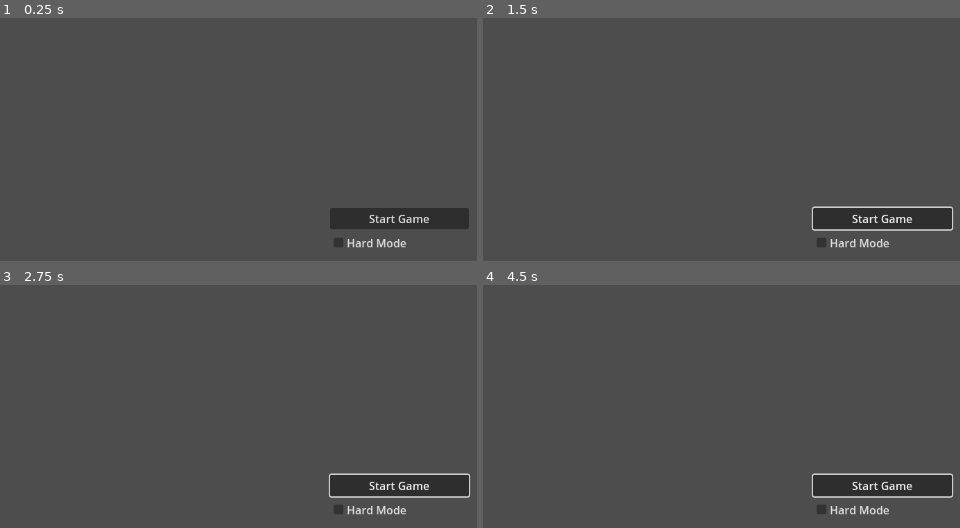
Above: before the commit, frames 1-4 (two rows, left to right).
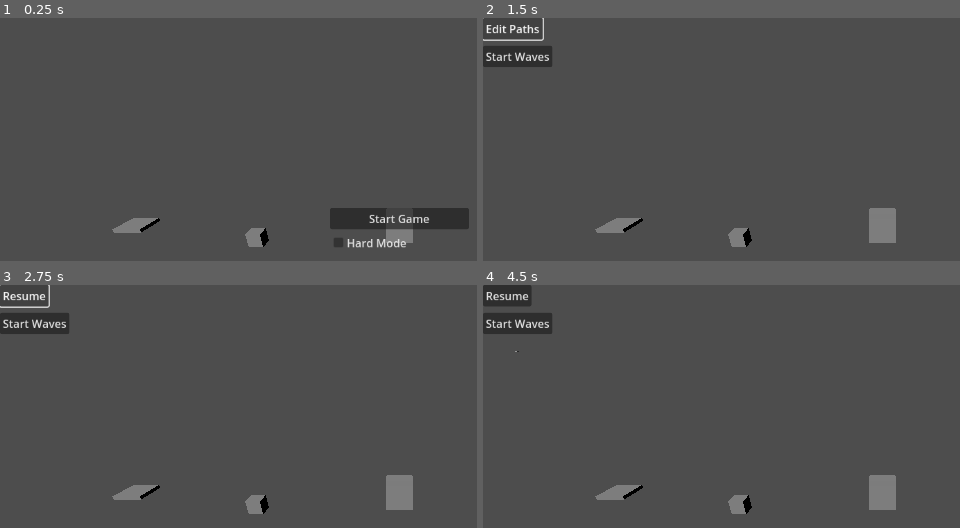
Above: after the commit, the same moments.

Repository: potatozepp/GPT-Test
Game: Godot game, scene res://main.tscn
Two runs of this game, one before a commit and one after it. Both use one fixed random seed, a clock stepped at 60 frames per second and the inputs below.
Inputs (mouse positions are in pixels of both pictures, inside the frame that each line leads up to):
- Up to frame 1 (0.25 s): no input
- Up to frame 2 (1.5 s): click "Start Game" at 0.5 s; click (506, 27) at 1.25 s, where only the run after the commit has a clickable "Resume"
- Up to frame 3 (2.75 s): click (28, 294) at 2 s, where only the run after the commit has a clickable "Edit Paths"
- Up to frame 4 (4.5 s): click (883, 486) at 2.75 s, where only the run before the commit has a clickable "Start Game"; click (516, 323) at 3.5 s, where only the run after the commit has a clickable "Start Waves"; click (516, 350) at 4.25 s, where only the run after the commit has a clickable "Stop Waves"

The runs differ from the first frame. In frame 1, 1.0% of the frame differs, in the area x 23-87%, y 82-95%; in frame 2, 5.7%; in frame 3, 5.7%; in frame 4, 6.2%, in the area x 0-99%, y 0-95%.
Error before the commit: Parse Error: Used space character for indentation instead of tab as used before in the file. (res://main.gd:52)

Commit message:
fix errors

Diff:
--- a/main.gd
+++ b/main.gd
@@ -51,74 +51,74 @@
 		preview_path.visible = false
 		add_child(preview_path)
 
-                start_button.pressed.connect(start_game)
-                edit_button.pressed.connect(toggle_edit)
-                run_button.pressed.connect(start_waves)
-                stop_button.pressed.connect(stop_waves)
-                edit_button.visible = false
-                run_button.visible = false
-                stop_button.visible = false
-                set_process(true)
-                set_process_input(true)
-                set_physics_process(true)
+		start_button.pressed.connect(start_game)
+		edit_button.pressed.connect(toggle_edit)
+		run_button.pressed.connect(start_waves)
+		stop_button.pressed.connect(stop_waves)
+		edit_button.visible = false
+		run_button.visible = false
+		stop_button.visible = false
+		set_process(true)
+		set_process_input(true)
+		set_physics_process(true)
 
 func start_game() -> void:
-                game_loaded = true
-                start_menu.hide()
-                edit_button.show()
-                run_button.show()
-                stop_button.hide()
-                editing_mode = true
-                edit_button.text = "Resume"
+		game_loaded = true
+		start_menu.hide()
+		edit_button.show()
+		run_button.show()
+		stop_button.hide()
+		editing_mode = true
+		edit_button.text = "Resume"
 
-                if hard_mode.button_pressed:
-                                spawn_interval = 1.0
-                else:
-                                spawn_interval = 2.0
+		if hard_mode.button_pressed:
+				spawn_interval = 1.0
+		else:
+				spawn_interval = 2.0
 
 func toggle_edit() -> void:
-                if waves_running:
-                                return
-                editing_mode = not editing_mode
-                edit_button.text = "Resume" if editing_mode else "Edit Paths"
-                preview_path.visible = editing_mode
-                var enemies = get_tree().get_nodes_in_group("enemies")
-                for e in enemies:
-                                e.set_physics_process(not editing_mode)
+		if waves_running:
+				return
+		editing_mode = not editing_mode
+		edit_button.text = "Resume" if editing_mode else "Edit Paths"
+		preview_path.visible = editing_mode
+		var enemies = get_tree().get_nodes_in_group("enemies")
+		for e in enemies:
+				e.set_physics_process(not editing_mode)
 
 func start_waves() -> void:
-                if not game_loaded:
-                                return
-                waves_running = true
-                editing_mode = false
-                edit_button.disabled = true
-                edit_button.text = "Edit Paths"
-                run_button.hide()
-                stop_button.show()
-                preview_path.hide()
-                spawn_time = spawn_interval
+		if not game_loaded:
+				return
+		waves_running = true
+		editing_mode = false
+		edit_button.disabled = true
+		edit_button.text = "Edit Paths"
+		run_button.hide()
+		stop_button.show()
+		preview_path.hide()
+		spawn_time = spawn_interval
 
 func stop_waves() -> void:
-                if not waves_running:
-                                return
-                waves_running = false
-                editing_mode = true
-                edit_button.disabled = false
-                edit_button.text = "Resume"
-                run_button.show()
-                stop_button.hide()
-                preview_path.show()
-                spawn_time = spawn_interval
-                var enemies = get_tree().get_nodes_in_group("enemies")
-                for e in enemies:
-                                e.queue_free()
+		if not waves_running:
+				return
+		waves_running = false
+		editing_mode = true
+		edit_button.disabled = false
+		edit_button.text = "Resume"
+		run_button.show()
+		stop_button.hide()
+		preview_path.show()
+		spawn_time = spawn_interval
+		var enemies = get_tree().get_nodes_in_group("enemies")
+		for e in enemies:
+				e.queue_free()
 
 func _input(event: InputEvent) -> void:
-                if not game_loaded or not editing_mode:
-                                return
+		if not game_loaded or not editing_mode:
+				return
 
-                if event.is_action_pressed("place_path"):
-                                add_path_segment(preview_path.position)
+		if event.is_action_pressed("place_path"):
+				add_path_segment(preview_path.position)
 
 func add_path_segment(pos: Vector3) -> void:
 		pos.y = 0
@@ -129,8 +129,8 @@
 		add_child(p)
 
 func _physics_process(delta: float) -> void:
-                if not game_loaded:
-                                return
+		if not game_loaded:
+				return
 
 		var input_dir := Vector3.ZERO
 		if Input.is_action_pressed("move_forward"):
@@ -146,16 +146,16 @@
 				camera.translate(input_dir * camera_speed * delta)
 
 func _process(delta: float) -> void:
-                if editing_mode:
-                                update_preview()
+		if editing_mode:
+				update_preview()
 
-                if not waves_running:
-                                return
+		if not waves_running:
+				return
 
-                spawn_time -= delta
-                if spawn_time <= 0:
-                                spawn_enemy()
-                                spawn_time = spawn_interval
+		spawn_time -= delta
+		if spawn_time <= 0:
+				spawn_enemy()
+				spawn_time = spawn_interval
 
 func update_preview() -> void:
 		var mouse_pos = get_viewport().get_mouse_position()
